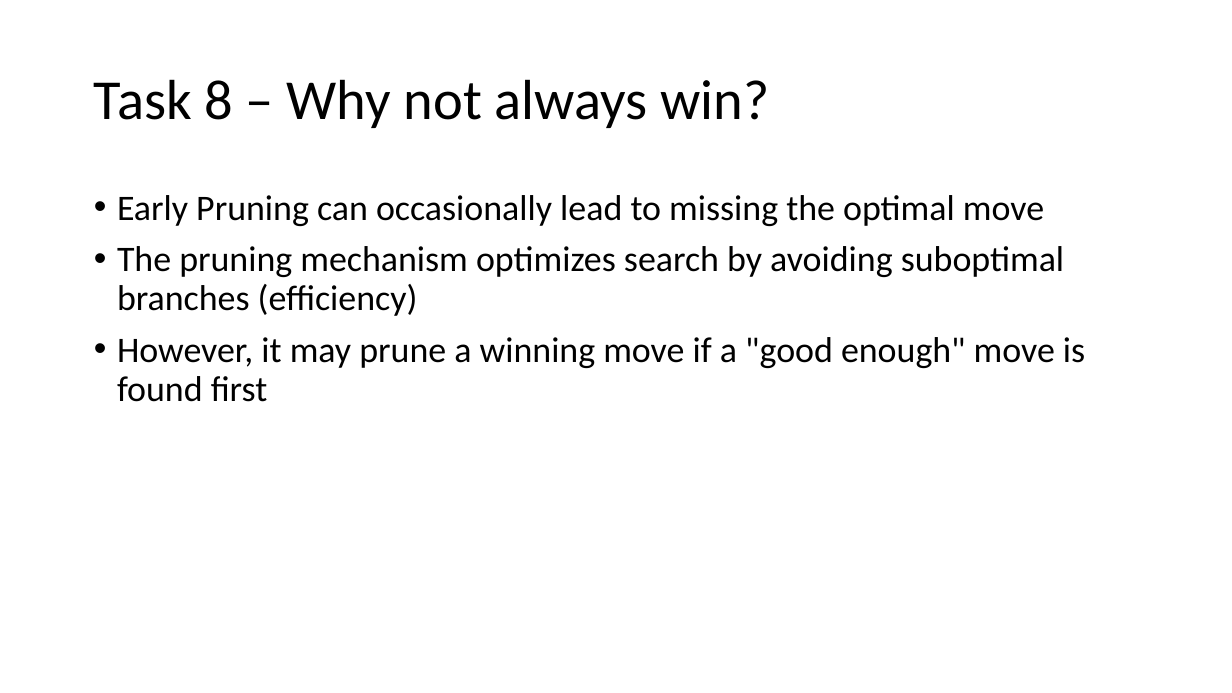
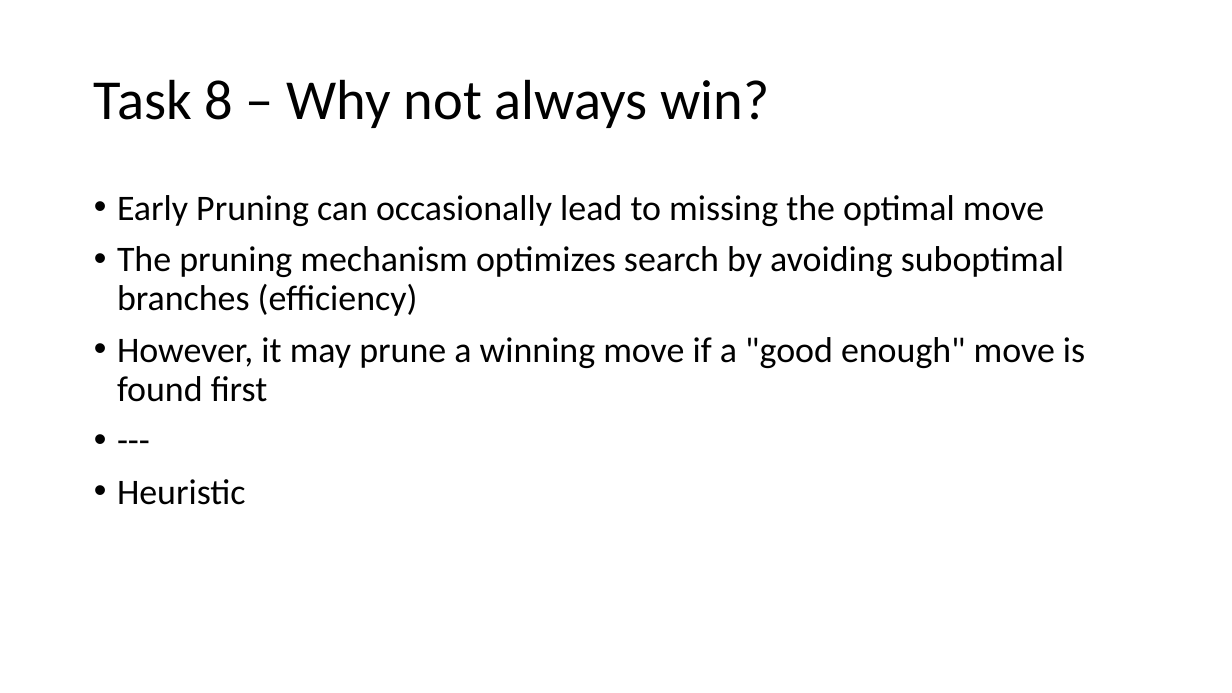
Before and after one commit to XaverB/connect-four, a slide deck: slide 22 of doc/ConnectFourPresentationDraft.pptx. Drawn at 1232x693 pixels with LibreOffice and Linux fonts; fonts in the diff are those of the drawing. Boxes give left, top, right and bottom in pixels: in the first picture for what was removed or moved away, otherwise in the second. Text is boxed around its words. In the diff, an @@ line names an element or a change of style, - is before the commit and + after.

```diff
--- a/doc/ConnectFourPresentationDraft.pptx
+++ b/doc/ConnectFourPresentationDraft.pptx
@@ text at (117, 479, 246, 505): paragraphs added @@
+• ---
+• Heuristic
```
Also in this commit, not shown: 1 other slide changed, 1 slide removed.
